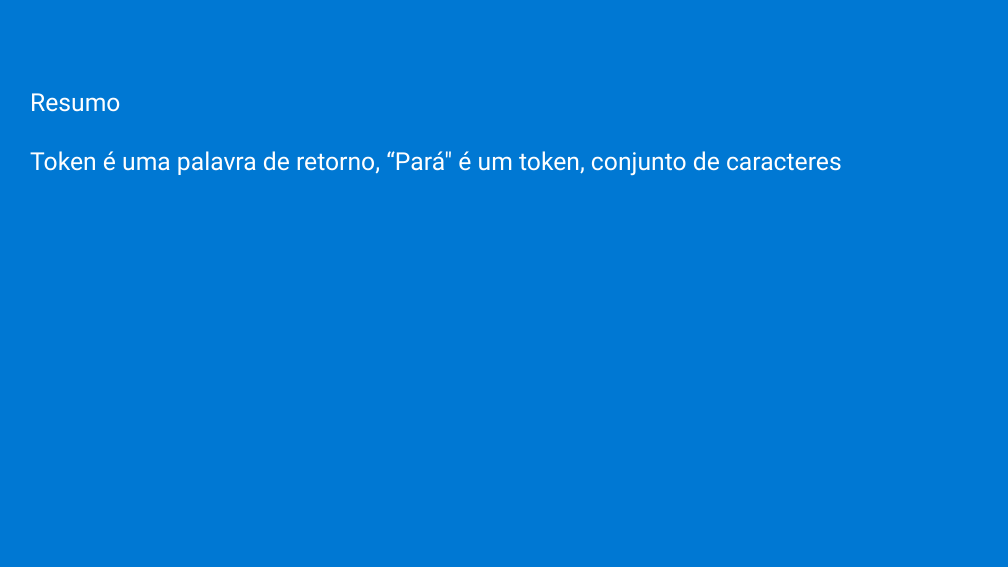
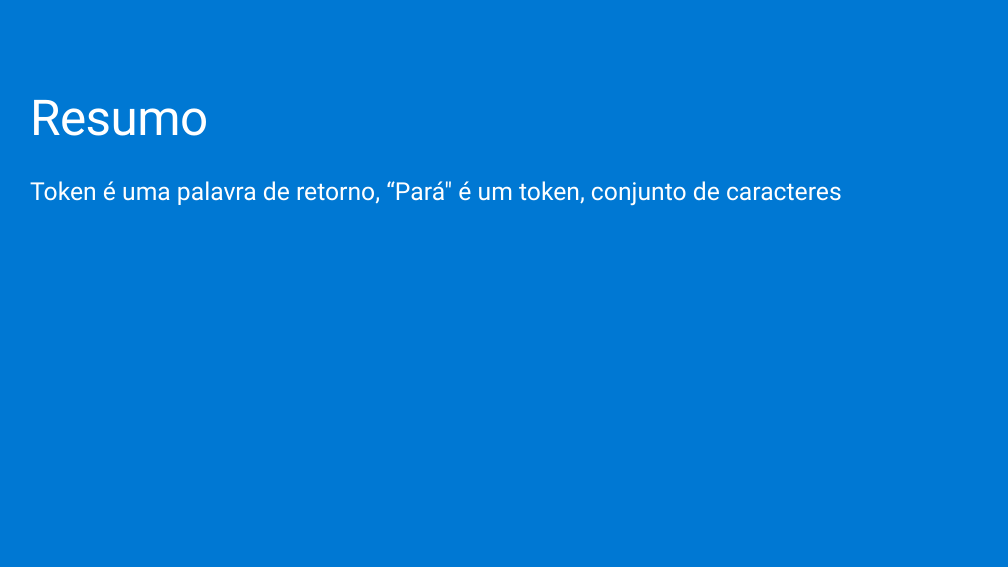
Before and after one commit to jpitapeva/azureopenai, a slide deck: slide 8 of AzureOpenAI.pptx (slide 7 before the commit). Drawn at 1008x567 pixels with LibreOffice and Linux fonts; fonts in the diff are those of the drawing; background and template pictures are left out. Boxes give left, top, right and bottom in pixels: in the first picture for what was removed or moved away, otherwise in the second. Text is boxed around its words. In the diff, an @@ line names an element or a change of style, - is before the commit and + after.

```diff
--- a/AzureOpenAI.pptx
+++ b/AzureOpenAI.pptx
@@ text at bbox=[30, 100, 208, 136]: size 24 to 48 pt, letter spacing 0 to -0.5 pt in "Resumo" @@
```
Also in this commit, not shown: 7 other slides changed, 1 slide added.
